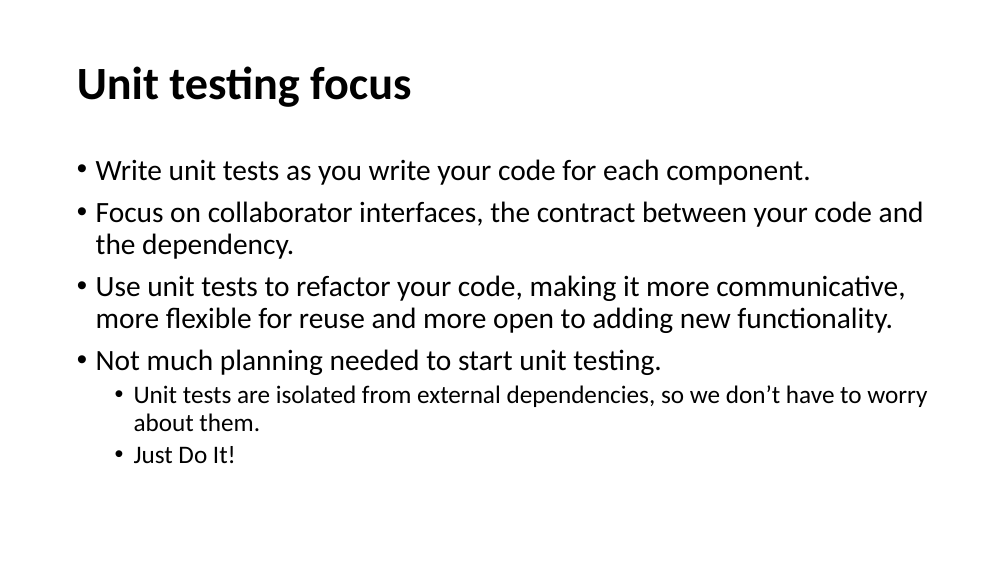
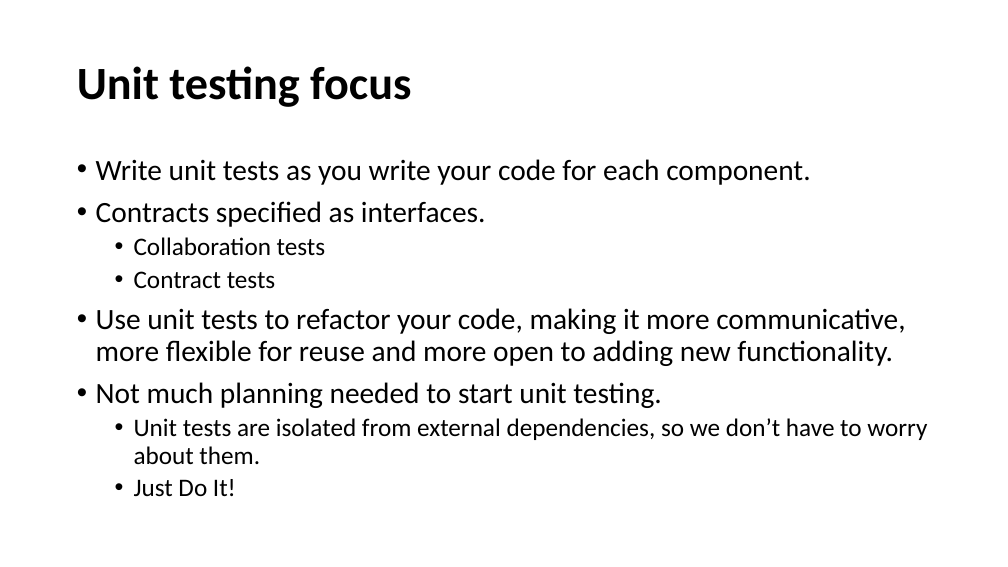
Before and after one commit to cebartling/test-driven, a slide deck: slide 9 of presentations/Introduction to Test-Driven Development.pptx (slide 8 before the commit). Drawn at 1008x567 pixels with LibreOffice and Linux fonts; fonts in the diff are those of the drawing. Boxes give left, top, right and bottom in pixels: in the first picture for what was removed or moved away, otherwise in the second. Text is boxed around its words. In the diff, an @@ line names an element or a change of style, - is before the commit and + after.

Commit message:
Updated presentation

```diff
--- a/presentations/Introduction to Test-Driven Development.pptx
+++ b/presentations/Introduction to Test-Driven Development.pptx
@@ text at [96,201,486,288]: text changed @@
-• Focus on collaborator interfaces, the contract between your code and the dependency.
+• Contracts specified as interfaces.
+  • Collaboration tests
+  • Contract tests
```
Also in this commit, not shown: 1 other slide changed, 1 other file.
